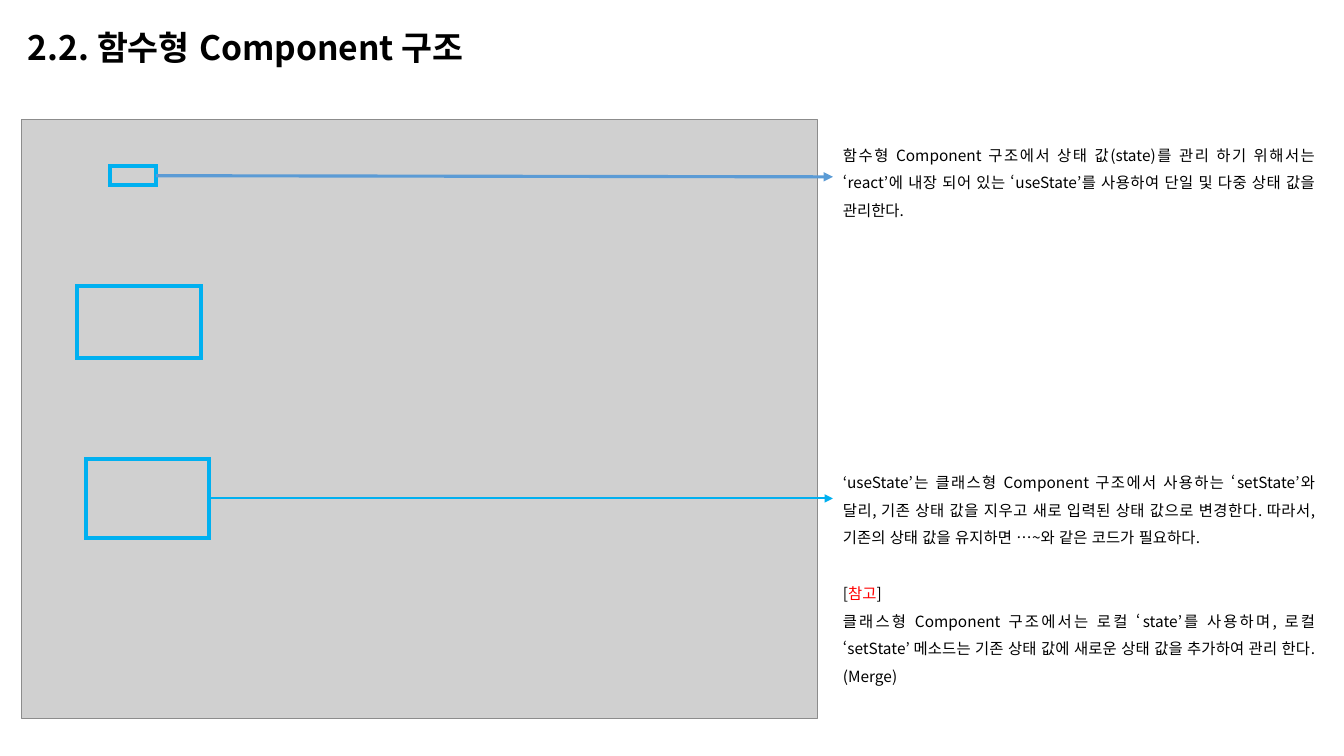
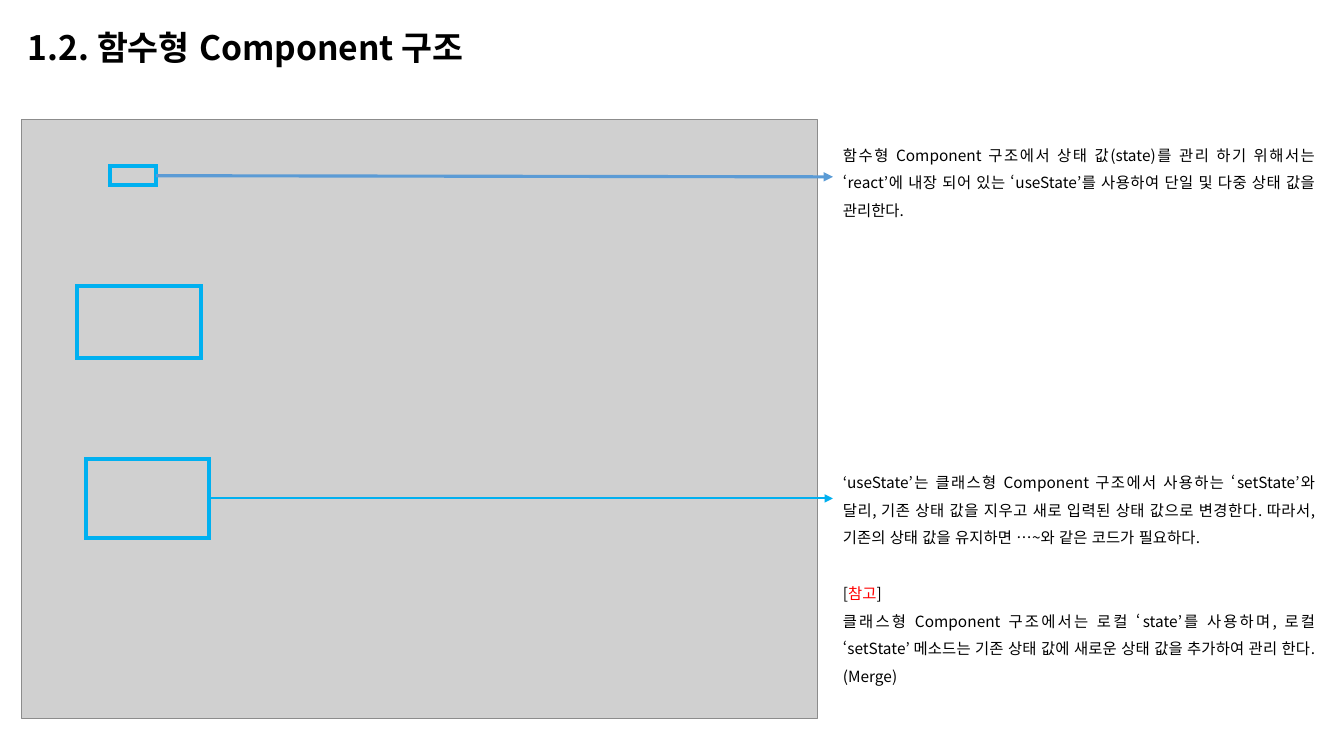
Before and after one commit to junni3h/insummnia, a slide deck: slide 8 of docs/리액트 정리.pptx. Drawn at 1344x756 pixels with LibreOffice and Linux fonts; fonts in the diff are those of the drawing; grey boxes stand for pictures. Boxes give left, top, right and bottom in pixels: in the first picture for what was removed or moved away, otherwise in the second. Text is boxed around its words. In the diff, an @@ line names an element or a change of style, - is before the commit and + after.

```diff
--- a/docs/리액트 정리.pptx
+++ b/docs/리액트 정리.pptx
@@ text at bbox=[28, 31, 464, 68]: text changed @@
-2.2. 함수형 Component 구조
+1.2. 함수형 Component 구조
```
Also in this commit, not shown: 12 other slides changed, 3 slides added, 18 other files.
